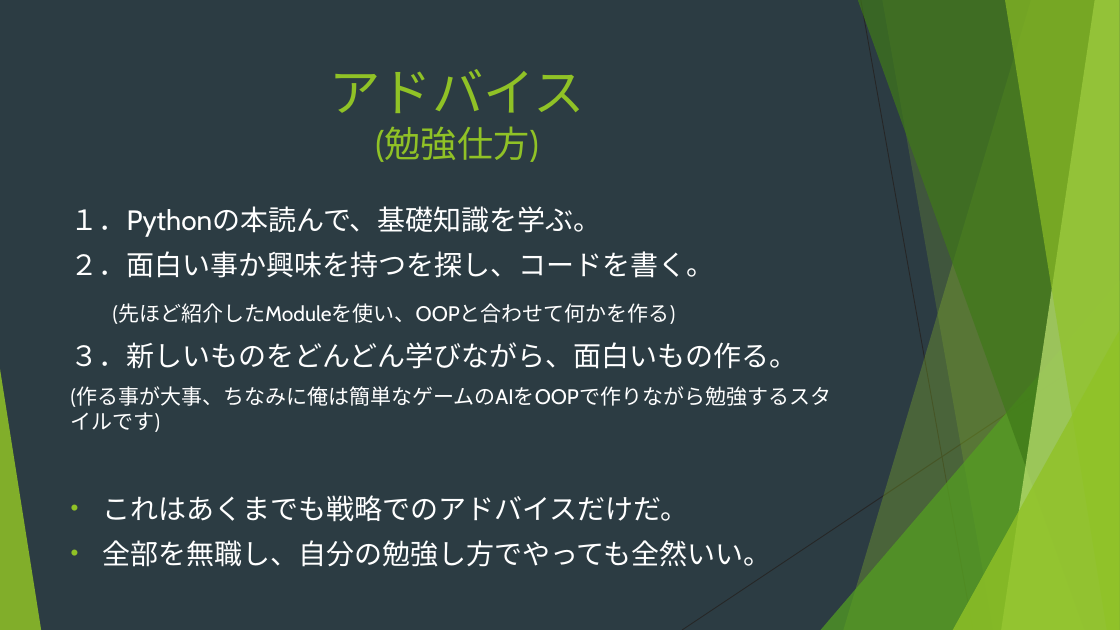
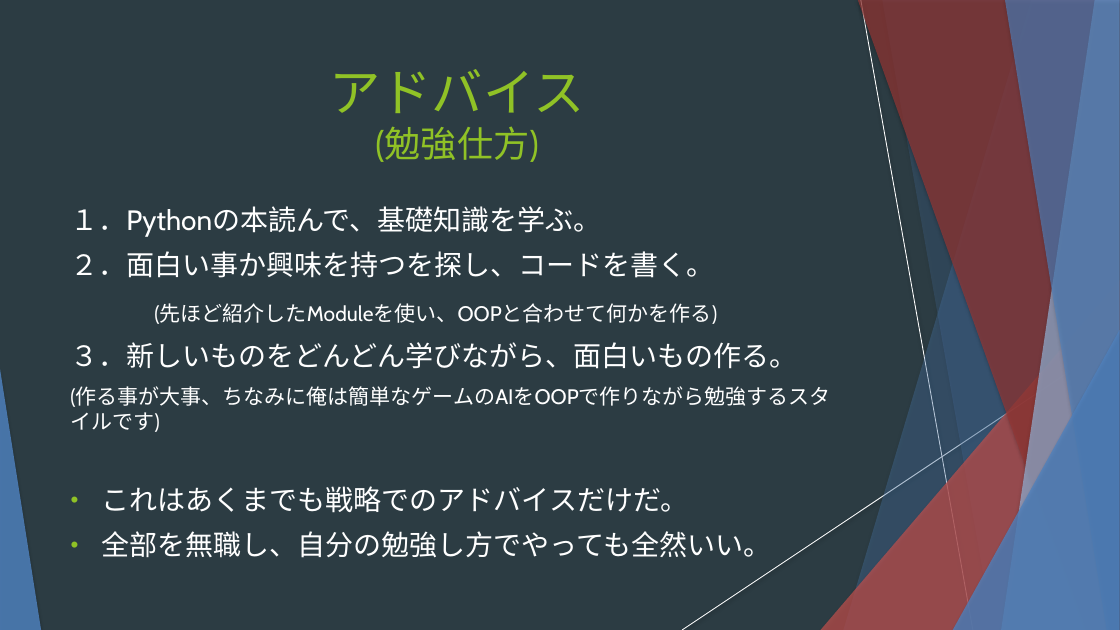
Before and after one commit to anhquan18/2018-, a slide deck: slide 23 of OOP.pptx. Drawn at 1120x630 pixels with LibreOffice and Linux fonts; fonts in the diff are those of the drawing. Boxes give left, top, right and bottom in pixels: in the first picture for what was removed or moved away, otherwise in the second. Text is boxed around its words. In the diff, an @@ line names an element or a change of style, - is before the commit and + after.

```diff
--- a/OOP.pptx
+++ b/OOP.pptx
@@ freeform shape at box(844, 0, 1120, 630): fill #90C226 at 30% opacity to #4F81BD at 30% opacity; shadow on @@
@@ freeform shape at box(858, 0, 1120, 630): fill #3F7819 at 70% opacity to #953735 at 70% opacity; shadow on @@
@@ line (861, 0) - (973, 630): stroke #262626 0.75 pt to #FFFFFF 0.74 pt @@
@@ freeform shape at box(882, 0, 1120, 630): fill #90C226 at 20% opacity to #4F81BD at 20% opacity; shadow on; outline redrawn @@
@@ freeform shape at box(1002, 0, 1120, 630): fill #C0E474 at 70% opacity to #95B3D7 at 70% opacity; shadow on @@
@@ freeform shape at box(1005, 0, 1120, 630): fill #90C226 at 65% opacity to #4F81BD at 65% opacity; shadow on @@
@@ triangle at box(821, 280, 1120, 630): fill #54A021 at 72% opacity to #C0504D at 72% opacity; shadow on @@
@@ line (1120, 339) - (682, 630): stroke #262626 0.75 pt to #FFFFFF 0.74 pt @@
@@ triangle at box(953, 330, 1120, 630): fill #90C226 at 80% opacity to #4F81BD at 80% opacity; shadow on @@
@@ triangle at box(0, 369, 41, 630): fill #90C226 at 85% opacity to #4F81BD at 85% opacity; shadow on @@
@@ text at box(102, 486, 771, 558): indent changed @@
```
Also in this commit, not shown: 20 other slides changed, 4 slides added, 4 slides removed.
